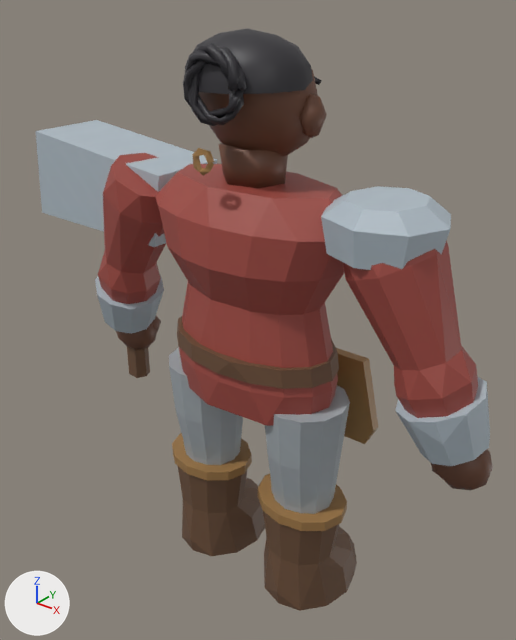
The FBX model exports/heroes/wc_u_dwarf_warrior/SK_wc_u_dwarf_warrior_LOD1.fbx: old version first, new version second.
One viewpoint serves both versions: a 50 mm lens placed at (0.982, -1.213, 1.526), pointed at (-0.048, 0.075, 0.727). Arrows for +X, +Y and +Z are at lower left; the lights stay in place. The older version comes first. Where no turn or scale is listed for an object, it has been applied to the vertices.

Names of what the first picture shows: 'SK_wc_u_dwarf_warrior_LOD1'.
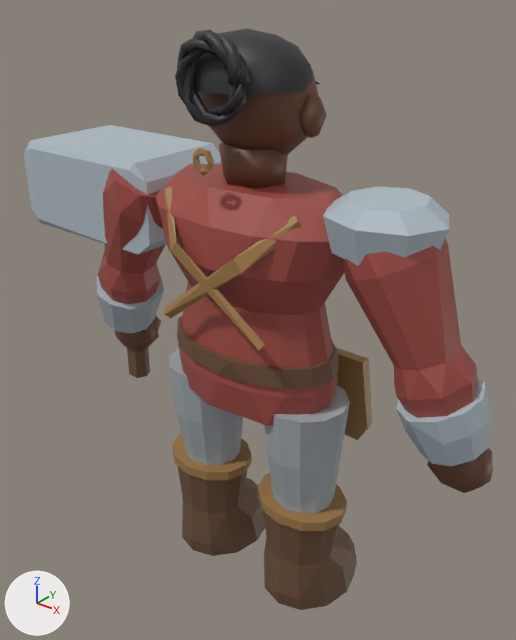
Location of each change, (x1, y1, x2, y2) in pixels of the pictures (516 x 640 px; the box of a moved part takes in the faces that stretch with it):
```json
{"object": "SK_wc_u_dwarf_warrior_LOD1", "change": "reshaped", "before": [36, 29, 493, 611], "after": [24, 29, 493, 610]}
{"part": 1, "of": "me_wc_tailoredgeometry_006", "change": "rebuilt", "before": [184, 50, 247, 125], "after": [177, 37, 250, 125], "on screen": "16% wider, 17% taller"}
{"part": 2, "of": "me_wc_tailoredgeometry_006", "change": "rebuilt", "before": [183, 46, 244, 118], "after": [183, 30, 239, 127]}
{"part": 3, "of": "me_wc_tailoredgeometry_006", "change": "rebuilt", "before": [188, 44, 235, 126], "after": [175, 32, 246, 116]}
{"part": 4, "of": "me_wc_tailoredgeometry_006", "change": "rebuilt", "before": [36, 120, 217, 247], "after": [24, 125, 222, 254], "on screen": "9% wider"}
{"part": 5, "of": "me_wc_tailoredgeometry_006", "change": "moved or reshaped", "before": [336, 348, 493, 490], "after": [336, 348, 493, 493]}
{"part": 6, "of": "me_wc_tailoredgeometry_006", "change": "moved or reshaped", "before": [193, 33, 451, 270], "after": [164, 35, 449, 352]}
```

The change, as JSON lines over the scene's bpy script:
```json
{"block": "me_wc_tailoredgeometry_006", "where": "# used by ob_sk_wc_u_dwarf_warrior_lod1; location = (0.0, 0.0, 0.0)"}
{"op": "remove", "block": "me_wc_tailoredgeometry_006", "code": "me_wc_tailoredgeometry_006.from_pydata(...)  # 1018 vertices, 1131 faces; spans x -0.772..0.597, y -0.169..0.214, z 0.013..1.426"}
{"op": "add", "block": "me_wc_tailoredgeometry_006", "code": "me_wc_tailoredgeometry_006.from_pydata(...)  # 1169 vertices, 1295 faces; spans x -0.771..0.597, y -0.169..0.248, z 0.013..1.43"}
{"block": "me_wc_tailoredgeometry_006", "change": "me_wc_tailoredgeometry_006 part 1: the loose piece of 45 vertices spanning x -0.075..0.081, y -0.143..-0.106, z 1.256..1.392 is rebuilt with 51 vertices and now spans x -0.087..0.094, y -0.154..-0.109, z 1.258..1.416"}
{"block": "me_wc_tailoredgeometry_006", "change": "me_wc_tailoredgeometry_006 part 2: the loose piece of 44 vertices spanning x -0.075..0.077, y -0.144..-0.106, z 1.26..1.4 is rebuilt with 49 vertices and now spans x -0.073..0.076, y -0.153..-0.111, z 1.247..1.43"}
{"block": "me_wc_tailoredgeometry_006", "change": "me_wc_tailoredgeometry_006 part 3: the loose piece of 43 vertices spanning x -0.059..0.065, y -0.143..-0.108, z 1.25..1.405 is rebuilt with 54 vertices and now spans x -0.088..0.086, y -0.154..-0.11, z 1.262..1.425"}
{"block": "me_wc_tailoredgeometry_006", "change": "me_wc_tailoredgeometry_006 part 4: the loose piece of 8 vertices spanning x -0.772..-0.271, y -0.03..0.186, z 0.896..1.134 is rebuilt with 22 vertices and now spans x -0.771..-0.28, y -0.073..0.23, z 0.88..1.116"}
{"block": "me_wc_tailoredgeometry_006", "change": "me_wc_tailoredgeometry_006 part 5: 2 vertices moved within x -0.019..0.019, y 0.154, z 0.676; 61 vertices removed from x -0.277..0.597, y -0.03..0.157, z 0.442..0.761; 90 vertices added at x -0.258..0.597, y -0.027..0.184, z 0.442..0.761"}
{"block": "me_wc_tailoredgeometry_006", "change": "me_wc_tailoredgeometry_006 part 6: 19 vertices moved from x -0.056..0.469, y -0.122..0.122, z 1.022..1.271 to x -0.055..0.466, y -0.117..0.117, z 1.022..1.296; 38 vertices removed from x -0.143..0.264, y -0.166..0.113, z 0.972..1.396; 67 vertices added at x -0.194..0.273, y -0.168..0.14, z 0.791..1.395"}
{"block": "me_wc_tailoredgeometry_006", "change": "other edits to the shape of me_wc_tailoredgeometry_006 do not show in these pictures"}
```
